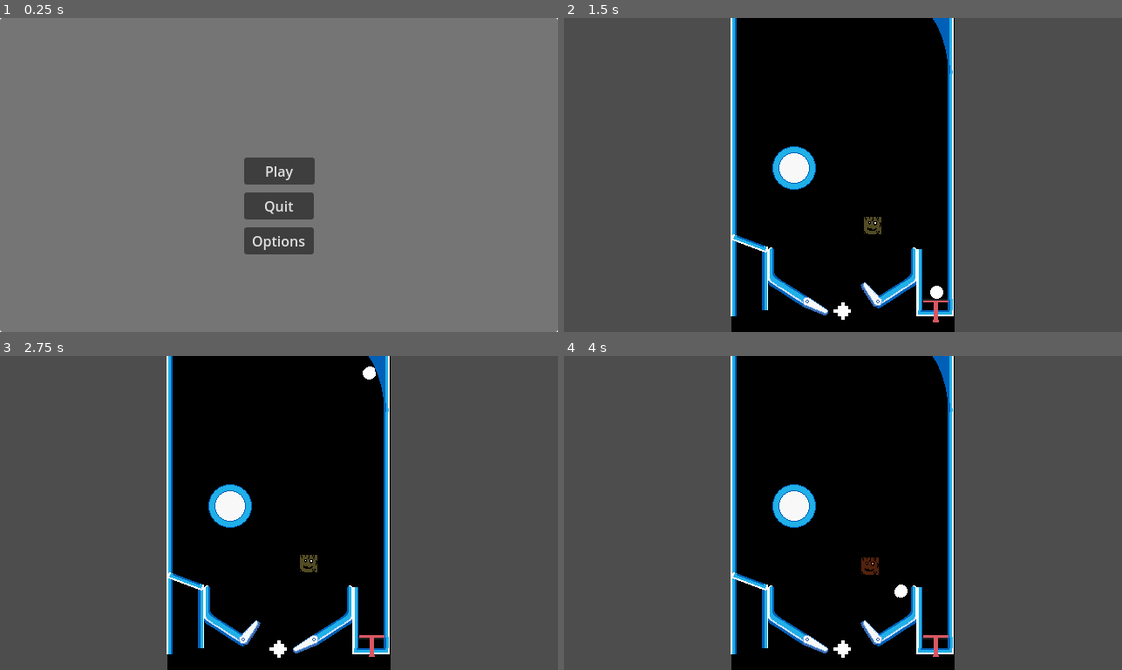
Above: before the commit, frames 1-4 (two rows, left to right).
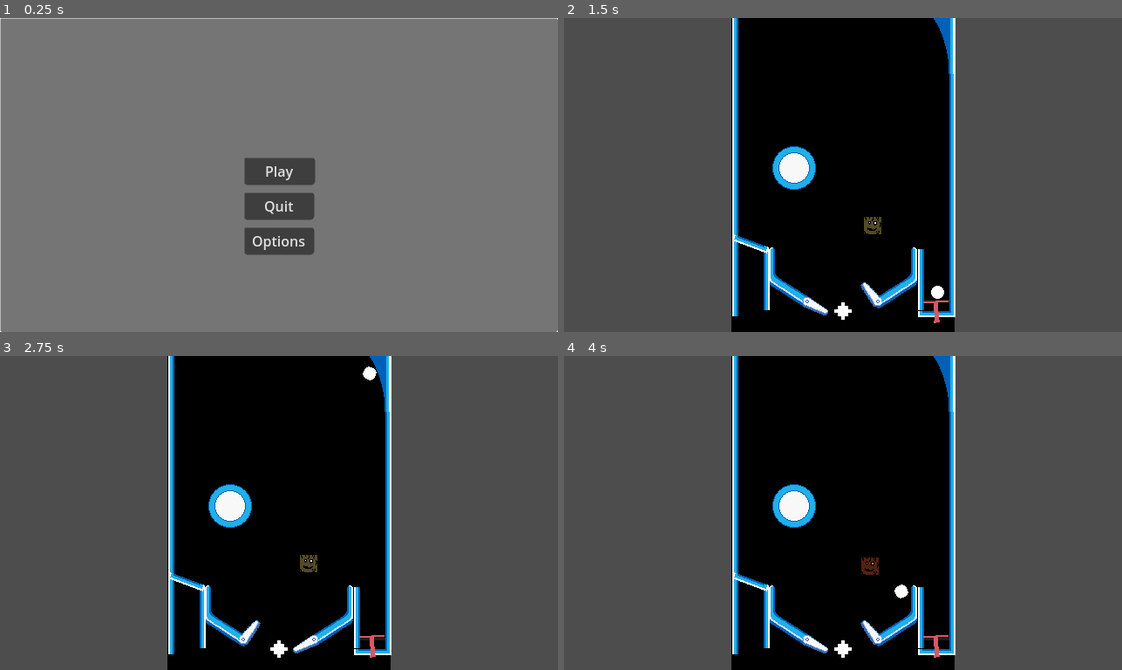
Above: after the commit, the same moments.

Repository: FrancescoDefulgentiis/P.A.L.L.E.
Game: Godot game, scene res://scenes/mainMenu.tscn
Two runs of this game, one before a commit and one after it. Both use one fixed random seed, a clock stepped at 60 frames per second and the inputs below.
Inputs:
- Up to frame 1 (0.25 s): no input
- Up to frame 2 (1.5 s): click "Play" at 0.5 s; hold D (flip_right) from 1.28 s (still down); hold Space (O-spacebar) from 1.28 s (still down)
- Up to frame 3 (2.75 s): tap Enter at 2 s; release D (flip_right) at 2.03 s; release Space (O-spacebar) at 2.03 s; hold Left (flip_left) from 2.03 s (still down); tap Space (O-spacebar) at 2.1 s
- Up to frame 4 (4 s): release Left (flip_left) at 2.78 s; hold Space (O-spacebar) 2.78-3.53 s; hold D (flip_right) from 2.78 s (still down); tap Space (O-spacebar) at 3.6 s

The runs differ from the first frame. In frame 1, 0.7% of the frame differs, in the area x 0-100%, y 0-100%; in frame 2, 2.8%, in the area x 29-71%, y 0-98%; in frame 3, 2.8%; in frame 4, 2.8%.

Commit message:
now sprites are texel perfect instead of pixel perfect, basically when rotating they look instead of a blurry pile of shit

Diff:
--- a/p.a.l.l.e/p.a.l.l.e/project.godot
+++ b/p.a.l.l.e/p.a.l.l.e/project.godot
@@ -21,7 +21,8 @@
 window/size/viewport_height=360
 window/size/mode=3
 window/size/borderless=true
-window/stretch/mode="viewport"
+window/stretch/mode="canvas_items"
+window/stretch/aspect="expand"
 
 [input]
 
@@ -58,3 +59,5 @@
 textures/canvas_textures/default_texture_filter=0
 renderer/rendering_method="gl_compatibility"
 renderer/rendering_method.mobile="gl_compatibility"
+2d/snap/snap_2d_transforms_to_pixel=true
+2d/snap/snap_2d_vertices_to_pixel=true
--- a/p.a.l.l.e/p.a.l.l.e/scenes/p.a.l.l.a.tscn
+++ b/p.a.l.l.e/p.a.l.l.e/scenes/p.a.l.l.a.tscn
@@ -14,6 +14,7 @@
 continuous_cd = 2
 
 [node name="Palla" type="Sprite2D" parent="."]
+texture_filter = 1
 position = Vector2(0, 3.55271e-15)
 scale = Vector2(0.1, 0.1)
 texture = ExtResource("1_6yc1h")
--- a/p.a.l.l.e/p.a.l.l.e/scenes/walls.tscn
+++ b/p.a.l.l.e/p.a.l.l.e/scenes/walls.tscn
@@ -34,6 +34,19 @@
 size = Vector2(43, 7)
 
 [node name="Wall" type="Node2D"]
+
+[node name="LeftPinballWall2" type="StaticBody2D" parent="."]
+position = Vector2(0, -184.5)
+rotation = 1.5708
+collision_layer = 4
+
+[node name="LeftPinballWall" type="Sprite2D" parent="LeftPinballWall2"]
+scale = Vector2(0.1, 0.1)
+texture = ExtResource("7_0rbot")
+
+[node name="CollisionShape2D" type="CollisionShape2D" parent="LeftPinballWall2"]
+visible = false
+shape = SubResource("RectangleShape2D_jlbxh")
 
 [node name="BallStopper" type="StaticBody2D" parent="."]
 position = Vector2(108, 153.5)
Not shown: 1 places in p.a.l.l.e/p.a.l.l.e/scenes/walls.tscn that only renumber resources
